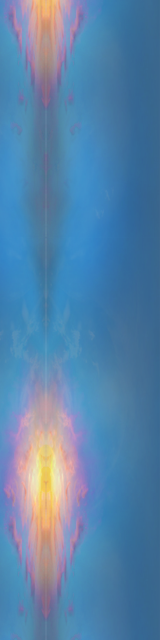
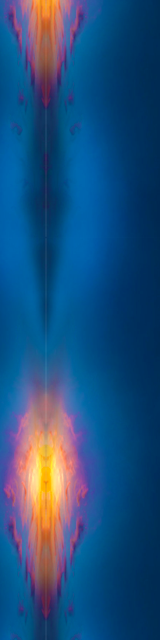
Revision of a layered w=160, h=640 image; what changed, layer by layer:
"Layer 5": opacity 66% → 100% over [0, 0, 160, 640]
